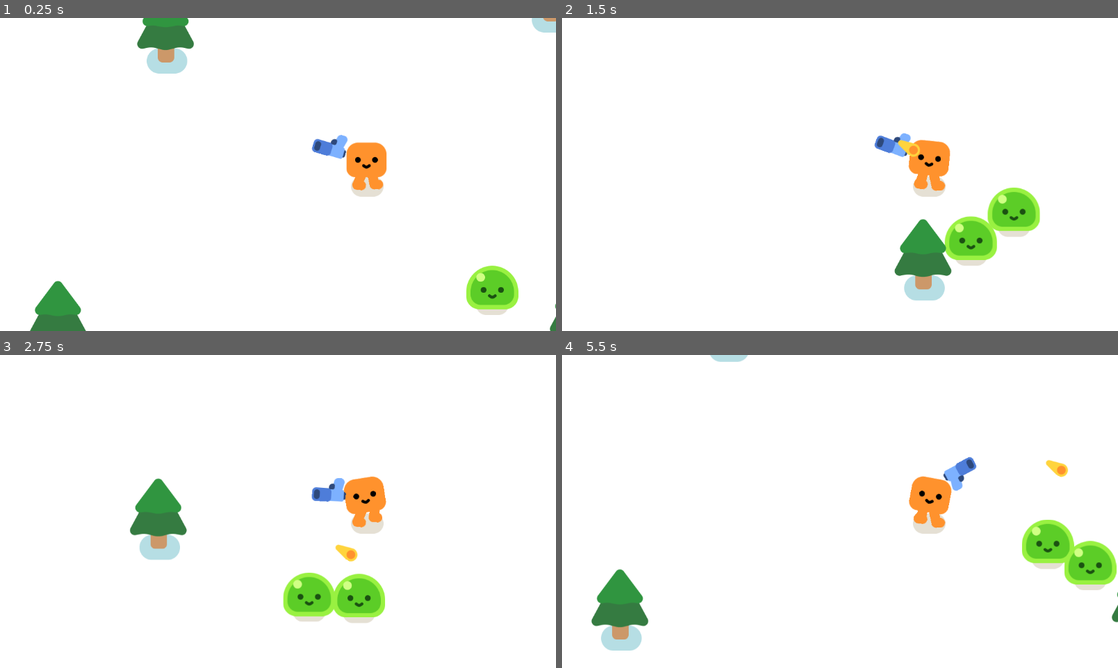
Above: before the commit, frames 1-4 (two rows, left to right).
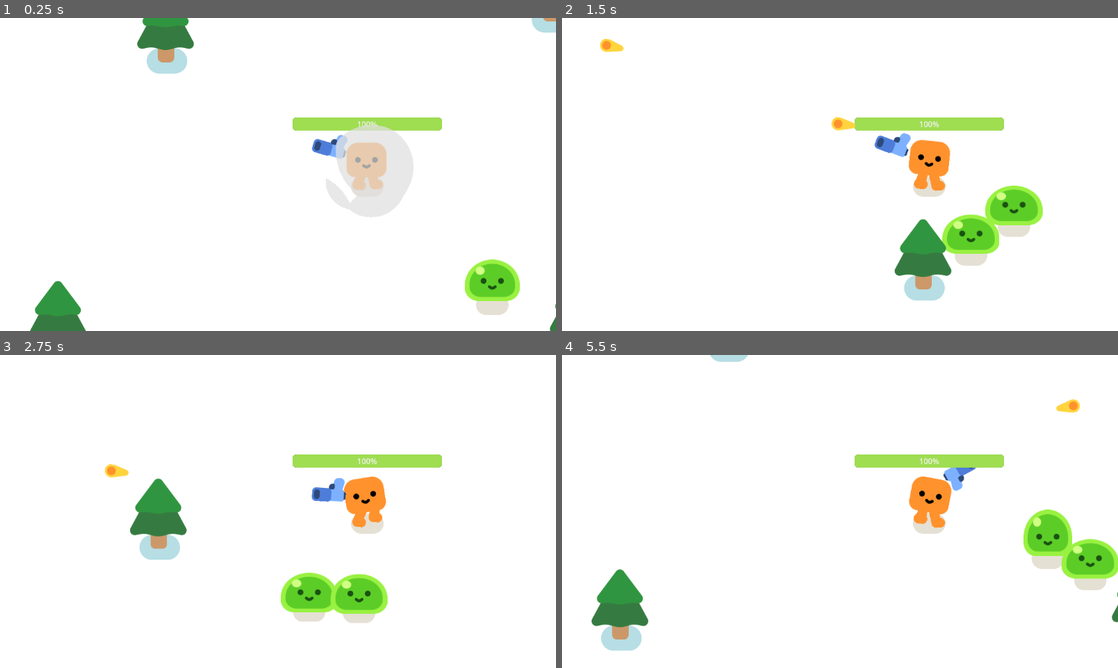
Above: after the commit, the same moments.

Repository: prapti2385/Crimson-Rush
Game: Godot game, scene res://game.tscn
Same seed, same stepped clock (60 frames per second), same inputs: the game is played once before the commit and once after it.
Inputs:
- Up to frame 1 (0.25 s): no input
- Up to frame 2 (1.5 s): hold D (move_right) 0.53-1.28 s; hold S (move_down) from 1.28 s (still down)
- Up to frame 3 (2.75 s): release S (move_down) at 2.03 s; hold D (move_right) from 2.03 s (still down)
- Up to frame 4 (5.5 s): release D (move_right) at 2.78 s; hold W (move_up) 2.78-3.53 s; hold A (move_left) 3.53-5.03 s; hold S (move_down) from 5.03 s (still down)

The runs differ from the first frame. In frame 1, 3.1% of the frame differs, in the area x 52-94%, y 31-94%; in frame 2, 2.9%; in frame 3, 2.3%; in frame 4, 2.9%.

Commit message:
health management to player and animations rendering

Diff:
--- a/game.tscn
+++ b/game.tscn
@@ -1,8 +1,9 @@
-[gd_scene load_steps=4 format=3 uid="uid://b2ey5l0ndsnt0"]
+[gd_scene load_steps=5 format=3 uid="uid://b2ey5l0ndsnt0"]
 
 [ext_resource type="PackedScene" uid="uid://ckp5vmpmi6dtt" path="res://player.tscn" id="1_80nbo"]
 [ext_resource type="PackedScene" uid="uid://bvbqavsketp6f" path="res://pine_tree.tscn" id="2_e2o6t"]
 [ext_resource type="PackedScene" uid="uid://doh55gycr006w" path="res://mob.tscn" id="3_feb5d"]
+[ext_resource type="PackedScene" uid="uid://dhmhmrth6rdce" path="res://smoke_explosion/smoke_explosion.tscn" id="4_fc0e3"]
 
 [node name="Game" type="Node2D"]
 y_sort_enabled = true
@@ -51,3 +52,5 @@
 
 [node name="PineTree7" parent="." instance=ExtResource("2_e2o6t")]
 position = Vector2(-1139, -423)
+
+[node name="SmokeExplosion" parent="." instance=ExtResource("4_fc0e3")]
--- a/gun.gd
+++ b/gun.gd
@@ -13,7 +13,8 @@
 	const BULLET = preload("res://bullet.tscn")
 	var new_bullet = BULLET.instantiate()
 	new_bullet.global_position = shooting_point.global_position
-	shooting_point.add_child(new_bullet)
+	new_bullet.global_rotation = shooting_point.global_rotation
+	get_tree().root.add_child(new_bullet)
 
 func _on_timer_timeout() -> void:
 	shoot()
--- a/mob.gd
+++ b/mob.gd
@@ -1,7 +1,23 @@
 extends CharacterBody2D
 @onready var player: CharacterBody2D = $"../Player"
+@onready var slime: Node2D = %Slime
+var health = 3
+
+
+func _ready() -> void:
+	slime.play_walk()
 
 func _physics_process(delta: float) -> void:
 	var direction = global_position.direction_to(player.global_position);
 	velocity = direction * 300.0
 	move_and_slide()
+
+func take_damage():
+	health -= 1
+	slime.play_hurt()
+	if health == 0:
+		queue_free()
+		const SMOKE_SCENE = preload("res://smoke_explosion/smoke_explosion.tscn")
+		var smoke = SMOKE_SCENE.instantiate()
+		get_parent().add_child(smoke)
+		smoke.global_position = global_position
--- a/mob.tscn
+++ b/mob.tscn
@@ -12,6 +12,7 @@
 script = ExtResource("1_nokgg")
 
 [node name="Slime" parent="." instance=ExtResource("2_nokgg")]
+unique_name_in_owner = true
 position = Vector2(260, 273)
 
 [node name="CollisionShape2D" type="CollisionShape2D" parent="."]
--- a/player.gd
+++ b/player.gd
@@ -1,7 +1,10 @@
 extends CharacterBody2D
 
 @onready var happy_boo: Node2D = %HappyBoo
-
+var health = 100.0
+@onready var hurt_box: Area2D = %HurtBox
+signal health_depleted
+@onready var progress_bar: ProgressBar = $ProgressBar
 
 func _physics_process(delta: float) -> void:
 	const SPEED = 600
@@ -13,3 +16,11 @@
 		happy_boo.play_walk_animation()
 	else:
 		happy_boo.play_idle_animation()
+
+	const DAMAGE_RATE = 5.0
+	var overlapping_mobs = hurt_box.get_overlapping_bodies()
+	if overlapping_mobs.size() > 0:
+		health -= DAMAGE_RATE * overlapping_mobs.size() * delta
+		progress_bar.value = health
+	if health <= 0.0:
+		health_depleted.emit()
--- a/player.tscn
+++ b/player.tscn
@@ -6,6 +6,23 @@
 
 [sub_resource type="CircleShape2D" id="CircleShape2D_hqtel"]
 radius = 26.3059
+
+[sub_resource type="CircleShape2D" id="CircleShape2D_i3pqv"]
+radius = 32.8938
+
+[sub_resource type="StyleBoxFlat" id="StyleBoxFlat_i3pqv"]
+bg_color = Color(0.152941, 0.168627, 0.188235, 1)
+corner_radius_top_left = 8
+corner_radius_top_right = 8
+corner_radius_bottom_right = 8
+corner_radius_bottom_left = 8
+
+[sub_resource type="StyleBoxFlat" id="StyleBoxFlat_hqtel"]
+bg_color = Color(0.623529, 0.866667, 0.317647, 1)
+corner_radius_top_left = 8
+corner_radius_top_right = 8
+corner_radius_bottom_right = 8
+corner_radius_bottom_left = 8
 
 [node name="Player" type="CharacterBody2D"]
 script = ExtResource("1_onrkg")
@@ -23,3 +40,22 @@
 
 [node name="Gun" parent="." instance=ExtResource("3_i3pqv")]
 position = Vector2(0, -40)
+
+[node name="HurtBox" type="Area2D" parent="."]
+unique_name_in_owner = true
+collision_layer = 0
+collision_mask = 2
+
+[node name="CollisionShape2D" type="CollisionShape2D" parent="HurtBox"]
+position = Vector2(-1, 21)
+shape = SubResource("CircleShape2D_i3pqv")
+debug_color = Color(0.993189, 0.721839, 1, 0.42)
+
+[node name="ProgressBar" type="ProgressBar" parent="."]
+offset_left = -154.0
+offset_top = -118.0
+offset_right = 156.0
+offset_bottom = -91.0
+theme_override_styles/background = SubResource("StyleBoxFlat_i3pqv")
+theme_override_styles/fill = SubResource("StyleBoxFlat_hqtel")
+value = 100.0
--- a/smoke_explosion/smoke_explosion.tscn
+++ b/smoke_explosion/smoke_explosion.tscn
@@ -144,7 +144,7 @@
 
 [node name="AnimationPlayer" type="AnimationPlayer" parent="."]
 unique_name_in_owner = true
+libraries = {
+&"": SubResource("AnimationLibrary_8msef")
+}
 autoplay = "RESET"
-libraries = {
-"": SubResource("AnimationLibrary_8msef")
-}
Not shown: 1 places in player.tscn that only renumber resources
